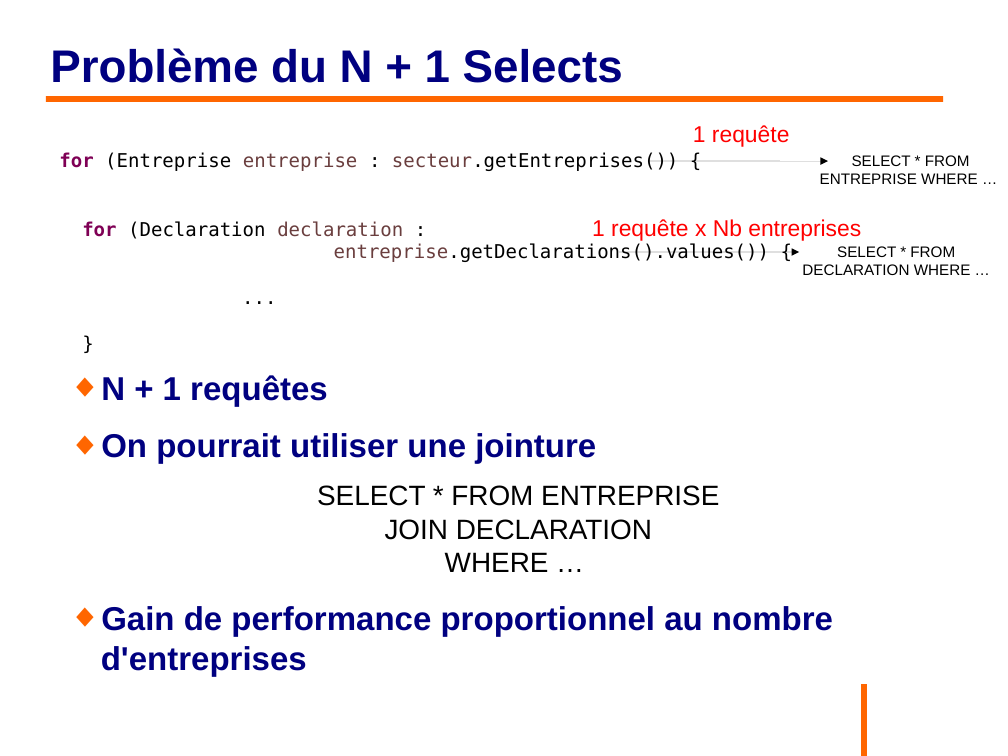
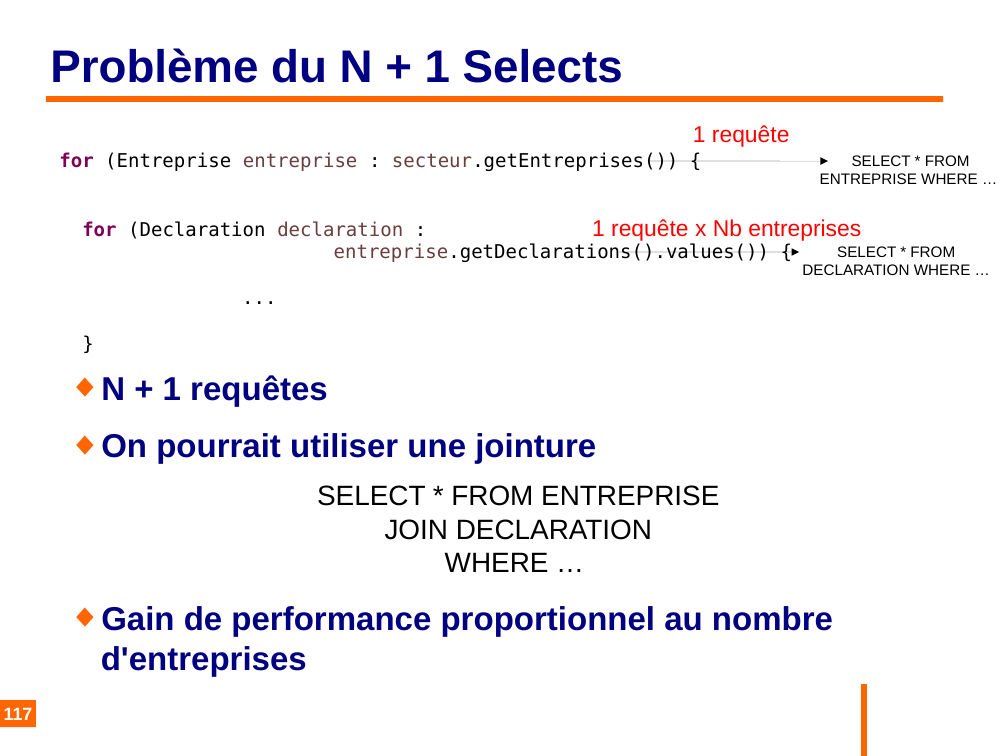
Before and after one commit to philphils/formation-hibernate-basique, a slide deck: slide 117 of Documentation/diapo_formation_hibernate.odp. Drawn at 1008x756 pixels with LibreOffice and Linux fonts; fonts in the diff are those of the drawing; background and template pictures are left out. Boxes give left, top, right and bottom in pixels: in the first picture for what was removed or moved away, otherwise in the second. Text is boxed around its words. In the diff, an @@ line names an element or a change of style, - is before the commit and + after.

```diff
--- a/Documentation/diapo_formation_hibernate.odp
+++ b/Documentation/diapo_formation_hibernate.odp
@@ page number added at (0, 701, 36, 728), fill #FF6600, 14 pt, text #FFFFFF, bold @@
+117
```
Also in this commit, not shown: 180 other slides changed.
